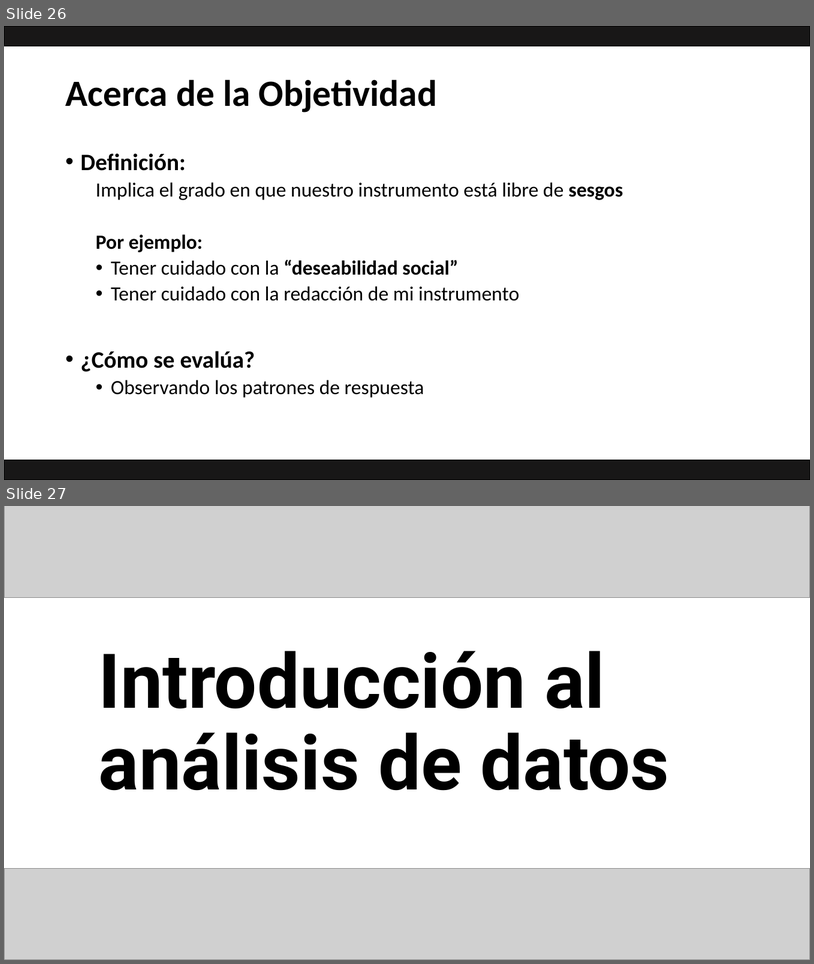
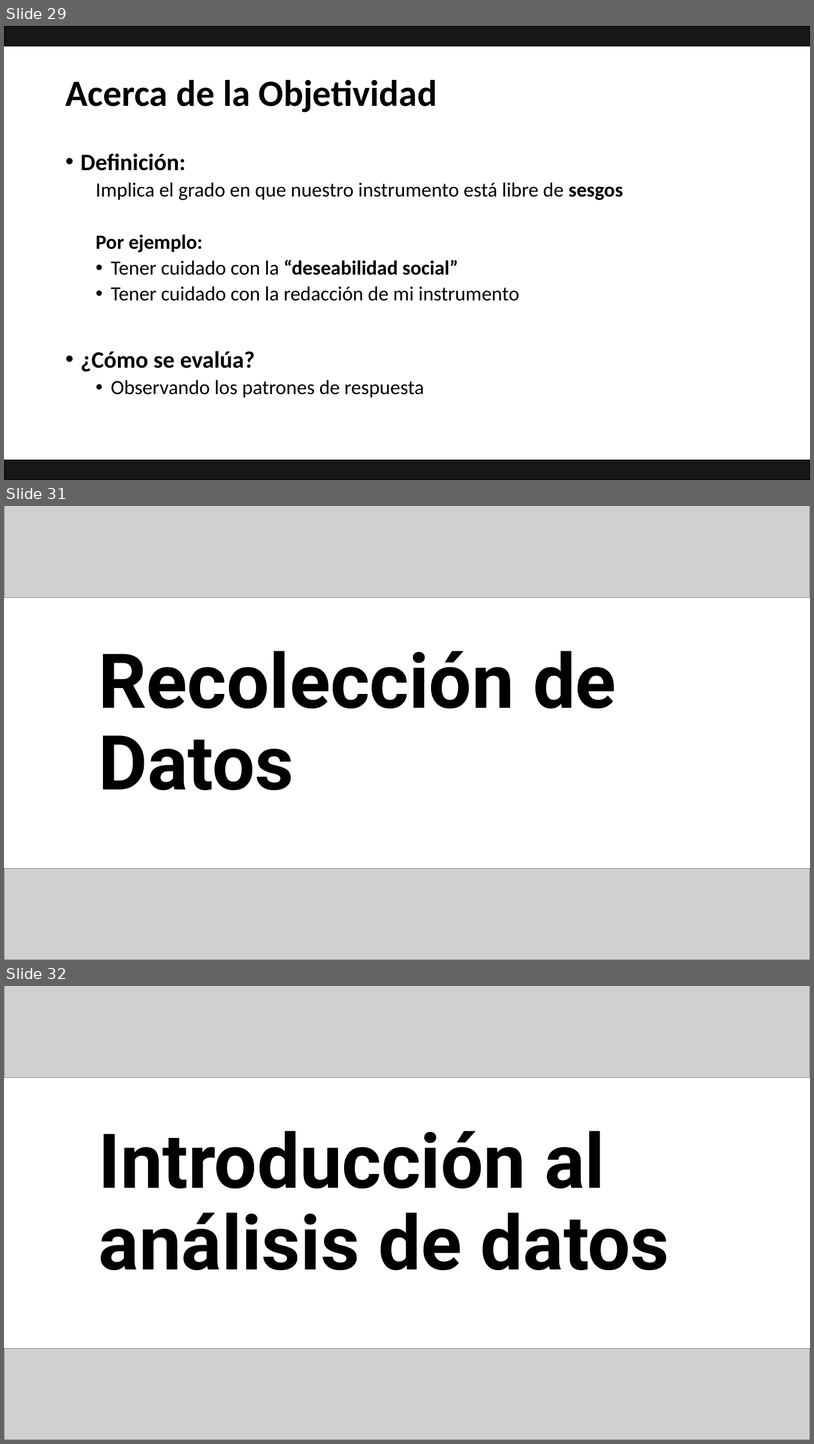
Before and after one commit to Adrifelcha/afchavez-019, a slide deck: JeanPiaget/Presentaciones/04_RecolecciónyAnálisisDatos.pptx. Shown one above the other, each under a label of ours: slides 26 and 27 before the commit, slides 29, 31 and 32 after it; the slides between them are not shown. The pictures are 814x964 and 814x1444 pixels, drawn with LibreOffice and Linux fonts; fonts in the diff are those of the drawing; grey boxes stand for pictures. Boxes give left, top, right and bottom in pixels: in the first picture for what was removed or moved away, otherwise in the second. Text is boxed around its words. In the diff, an @@ line names an element or a change of style, - is before the commit and + after.

```diff
--- a/JeanPiaget/Presentaciones/04_RecolecciónyAnálisisDatos.pptx
+++ b/JeanPiaget/Presentaciones/04_RecolecciónyAnálisisDatos.pptx
@@ slide 31 added at [4, 506, 810, 960], background #FFFFFF @@
@@ picture added at [4, 506, 810, 597] @@
@@ title added at [99, 651, 617, 790], 90 pt, text #000000, bold @@
+Recolección de Datos
@@ picture added at [4, 868, 810, 960] @@
@@ what was slide 26 is now slide 29 @@
@@ what was slide 27 is now slide 32 @@
```
Also in this commit, not shown: 4 slides changed, 6 other slides added, 1 slide removed, 6 other files.
